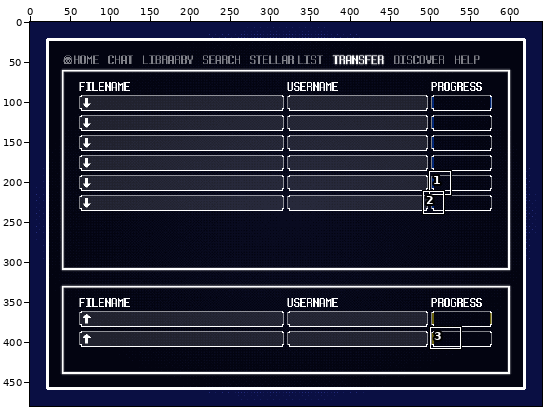
Edited in one commit: pixel-art file (languages/zh_CN/assets/images/overworldObjects/foundry/napster.ase). The first picture is a wide view before the edit; the outline marks the close-up.
Close-up. The starting point:
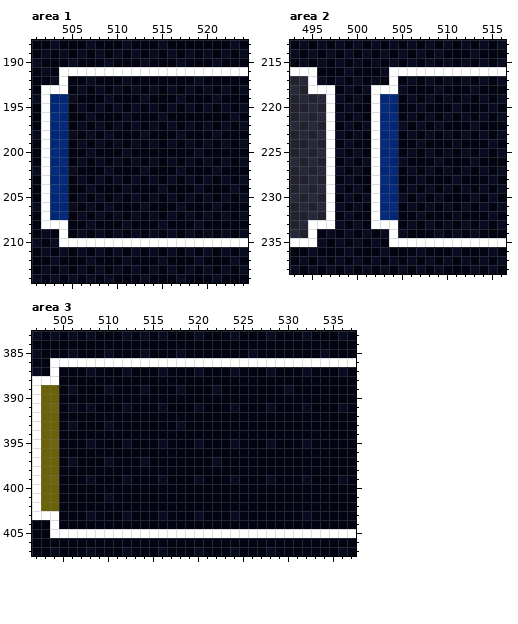
640x480 pixels, 1 frame. Colours within 5 levels of each other are drawn and written as one. Shown: area 1: x 501..524, y 188..214; area 2: x 493..516, y 213..238; area 3: x 502..537, y 383..407. The commit also changed other parts of the picture, which this record leaves out.
Once edited:
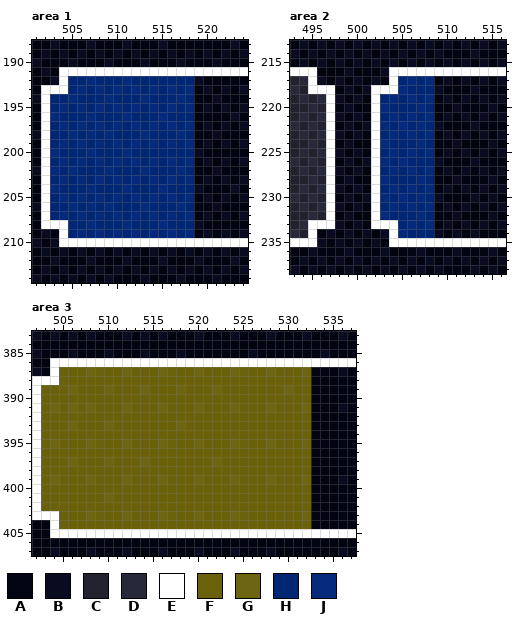
Palette (. is transparent): A #030411  B #090b20  C #21222e  D #27293b  E #ffffff  F #6a610a  G #6e6513  H #012673  J #052a7c
What changed:
--- area 1, layer "Layer 3"
@@ x 501..524 @@
 191 ABAEEEEEEEEEEEEEEEEEEEEE
-192 AABEAABAAABAAAAAAABAAAAA
-193 AEEEABABABABABABABABABAB
-194 BEHHBAAABAAABAAABAAABAAA
-195 AEHJABABABABABABABABABAB
-196 AEJHAABAAABAAABAAAAAAABA
-197 AEHJABABABABABABABABABAB
-198 BEHHBABABAAABAAABAAABAAA
-199 AEHJABABABABABABABABABAB
-200 AEJHAABAAABAAAAAAABAAAAA
-201 AEHJABABABABABABABABABAB
-202 BEJHBAAABAAABAAABAAABAAA
-203 AEHJABABABABABABABABABAB
-204 AEJHAABAAABAAABAAABAAABA
-205 AEHJABABABABABABABABABAB
-206 BEHHBABABAAABAAABAAABAAA
-207 AEHJABABABABABABABABABAB
-208 AEEEAABAAABAAABAAABAAAAA
-209 ABAEABABABABABABABABABAB
+192 AABEHHJHHHJHHHHHHHBAAAAA
+193 AEEEHJHJHJHJHJHJHJABABAB
+194 BEHHJHHHJHHHJHHHJHAABAAA
+195 AEHJHJHJHJHJHJHJHJABABAB
+196 AEJHHHJHHHJHHHJHHHAAAABA
+197 AEHJHJHJHJHJHJHJHJABABAB
+198 BEHHJHJHJHHHJHHHJHAABAAA
+199 AEHJHJHJHJHJHJHJHJABABAB
+200 AEJHHHJHHHJHHHHHHHBAAAAA
+201 AEHJHJHJHJHJHJHJHJABABAB
+202 BEJHJHHHJHHHJHHHJHAABAAA
+203 AEHJHJHJHJHJHJHJHJABABAB
+204 AEJHHHJHHHJHHHJHHHBAAABA
+205 AEHJHJHJHJHJHJHJHJABABAB
+206 BEHHJHJHJHHHJHHHJHAABAAA
+207 AEHJHJHJHJHJHJHJHJABABAB
+208 AEEEHHJHHHJHHHJHHHBAAAAA
+209 ABAEHJHJHJHJHJHJHJABABAB
 210 BABEEEEEEEEEEEEEEEEEEEEE
--- area 2, layer "Layer 3"
@@ x 503..510 @@
 216 BEEEEEEE
-217 AEABABAB
-218 EEBAAABA
-219 HJABABAB
-220 JHAABAAA
-221 HJABABAB
-222 JHBABABA
-223 HJABABAB
-224 JHAABAAA
-225 HJABABAB
-226 JHBAAABA
-227 HJABABAB
-228 JHAABAAA
-229 HJABABAB
-230 JHBABABA
-231 HJABABAB
-232 JHAABAAA
-233 EEABABAB
-234 BEBAAABA
+217 AEHJHJAB
+218 EEJHHHBA
+219 HJHJHJAB
+220 JHHHJHAA
+221 HJHJHJAB
+222 JHJHJHBA
+223 HJHJHJAB
+224 JHHHJHAA
+225 HJHJHJAB
+226 JHJHHHBA
+227 HJHJHJAB
+228 JHHHJHAA
+229 HJHJHJAB
+230 JHJHJHBA
+231 HJHJHJAB
+232 JHHHJHAA
+233 EEHJHJAB
+234 BEJHHHBA
 235 AEEEEEEE
--- area 3, layer "Layer 3"
@@ x 502..537 @@
 386 AAEEEEEEEEEEEEEEEEEEEEEEEEEEEEEEEEEE
-387 BAEAAABAAABAAABAAABAAABAAABAAABAAABA
-388 EEEAAAAAAAAAAAAAAAAAAAAAAAAAAAAAAAAA
-389 EFFABAAABAAABAAABAAABAAAAAAABAAAAAAA
-390 EFFAAAAAAAAAAAAAAAAAAAAAAAAAAAAAAAAA
-391 EFGABABAAABAAABAAABAAABAAABAAABAAABA
-392 EFFAAAAAAAAAAAAAAAAAAAAAAAAAAAAAAAAA
-393 EFFABAAABAAAAAAABAAAAAAAAAAAAAAAAAAA
-394 EFFAAAAAAAAAAAAAAAAAAAAAAAAAAAAAAAAA
-395 EFGAAABAAABAAABAAABAAABAAABAAABAAAAA
-396 EFFAAAAAAAAAAAAAAAAAAAAAAAAAAAAAAAAA
-397 EFFABAAABAAABAAAAAAABAAAAAAAAAAAAAAA
-398 EFFAAAAAAAAAAAAAAAAAAAAAAAAAAAAAAAAA
-399 EFGAAABAAABAAABAAABAAABAAABAAABAAABA
-400 EFFAAAAAAAAAAAAAAAAAAAAAAAAAAAAAAAAA
-401 EFFAAAAABAAAAAAAAAAAAAAAAAAAAAAAAAAA
-402 EFFAAAAAAAAAAAAAAAAAAAAAAAAAAAAAAAAA
-403 EEEAAABAAABAAABAAABAAABAAAAAAABAAAAA
-404 AAEAAAAAAAAAAAAAAAAAAAAAAAAAAAAAAAAA
+387 BAEFFFGFFFGFFFGFFFGFFFGFFFGFFFGAAABA
+388 EEEFFFFFFFFFFFFFFFFFFFFFFFFFFFFAAAAA
+389 EFFFGFFFGFFFGFFFGFFFGFFFFFFFGFFAAAAA
+390 EFFFFFFFFFFFFFFFFFFFFFFFFFFFFFFAAAAA
+391 EFGFGFGFFFGFFFGFFFGFFFGFFFGFFFGAAABA
+392 EFFFFFFFFFFFFFFFFFFFFFFFFFFFFFFAAAAA
+393 EFFFGFFFGFFFFFFFGFFFFFFFFFFFFFFAAAAA
+394 EFFFFFFFFFFFFFFFFFFFFFFFFFFFFFFAAAAA
+395 EFGFFFGFFFGFFFGFFFGFFFGFFFGFFFGAAAAA
+396 EFFFFFFFFFFFFFFFFFFFFFFFFFFFFFFAAAAA
+397 EFFFGFFFGFFFGFFFFFFFGFFFFFFFFFFAAAAA
+398 EFFFFFFFFFFFFFFFFFFFFFFFFFFFFFFAAAAA
+399 EFGFFFGFFFGFFFGFFFGFFFGFFFGFFFGAAABA
+400 EFFFFFFFFFFFFFFFFFFFFFFFFFFFFFFAAAAA
+401 EFFFFFFFGFFFFFFFFFFFFFFFFFFFFFFAAAAA
+402 EFFFFFFFFFFFFFFFFFFFFFFFFFFFFFFAAAAA
+403 EEEFFFGFFFGFFFGFFFGFFFGFFFFFFFGAAAAA
+404 AAEFFFFFFFFFFFFFFFFFFFFFFFFFFFFAAAAA
 405 AAEEEEEEEEEEEEEEEEEEEEEEEEEEEEEEEEEE
Changed places in both close-ups, as pixel boxes (x1, y1, x2, y2):
changed: (68, 76, 194, 238)
changed: (398, 76, 434, 238)
changed: (59, 367, 311, 529)
